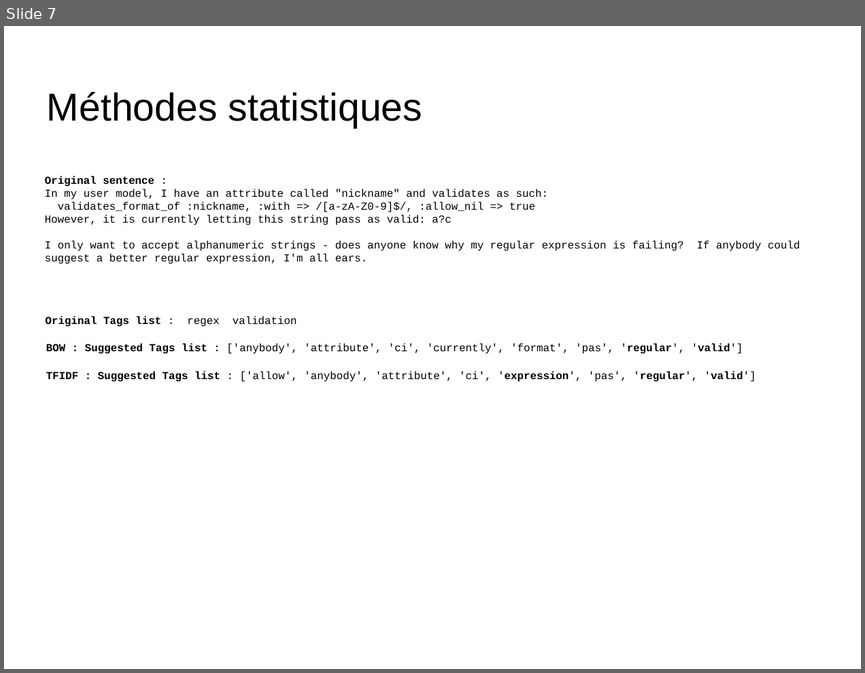
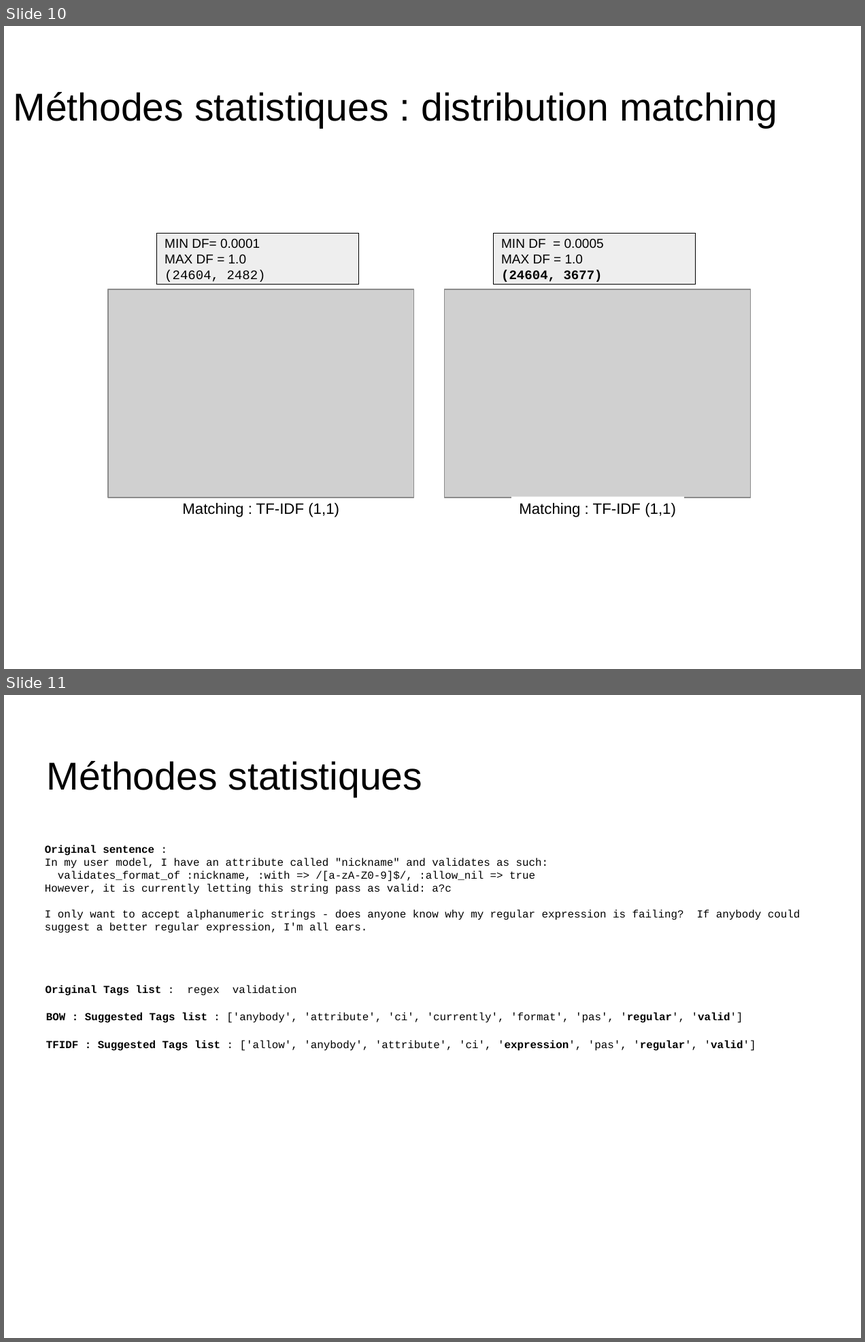
Before and after one commit to dataforcast/OC_Datascientist, a slide deck: P6/report/Openclassrooms_ParcoursDatascientist_P6-V1.odp. Shown one above the other, each under a label of ours: slide 7 before the commit, slides 10 and 11 after it. The pictures are 865x673 and 865x1342 pixels, drawn with LibreOffice and Linux fonts; fonts in the diff are those of the drawing; grey boxes stand for pictures; background and template pictures are left out. Boxes give left, top, right and bottom in pixels: in the first picture for what was removed or moved away, otherwise in the second. Text is boxed around its words. In the diff, an @@ line names an element or a change of style, - is before the commit and + after.

Commit message:
P6 : Statistical method : scoring for TAGs matching; evalation of TF-IDF and BOW; Use of Fuzzy package for TAGs matching

```diff
--- a/P6/report/Openclassrooms_ParcoursDatascientist_P6-V1.odp
+++ b/P6/report/Openclassrooms_ParcoursDatascientist_P6-V1.odp
@@ slide 10 added at (4, 26, 861, 669), background picture (left out) @@
@@ title added at (13, 92, 777, 128), 36 pt, text #000000 @@
+Méthodes statistiques : distribution matching
@@ rectangle added at (157, 233, 360, 284), fill #EEEEEE, outline #000000 0 pt, 12 pt, text #000000 @@
+MIN DF= 0.0001
+MAX DF = 1.0
+(24604, 2482)
@@ rectangle added at (494, 233, 696, 284), fill #EEEEEE, outline #000000 0 pt, 12 pt, text #000000 @@
+MIN DF = 0.0005
+MAX DF = 1.0
+(24604, 3677)
@@ picture added at (108, 290, 415, 498) @@
@@ picture added at (445, 290, 751, 498) @@
@@ rectangle added at (175, 497, 347, 521), fill #FFFFFF, 14 pt, text #000000 @@
+Matching : TF-IDF (1,1)
@@ rectangle added at (512, 497, 684, 521), fill #FFFFFF, 14 pt, text #000000 @@
+Matching : TF-IDF (1,1)
@@ what was slide 7 is now slide 11 @@
```
Also in this commit, not shown: 2 slides changed, 4 other slides added, 9 other files.
